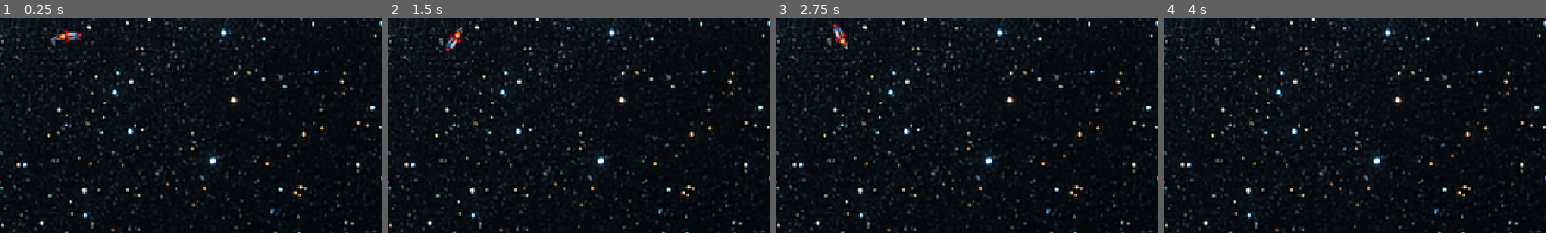
Above: before the commit, frames 1-4 (left to right).
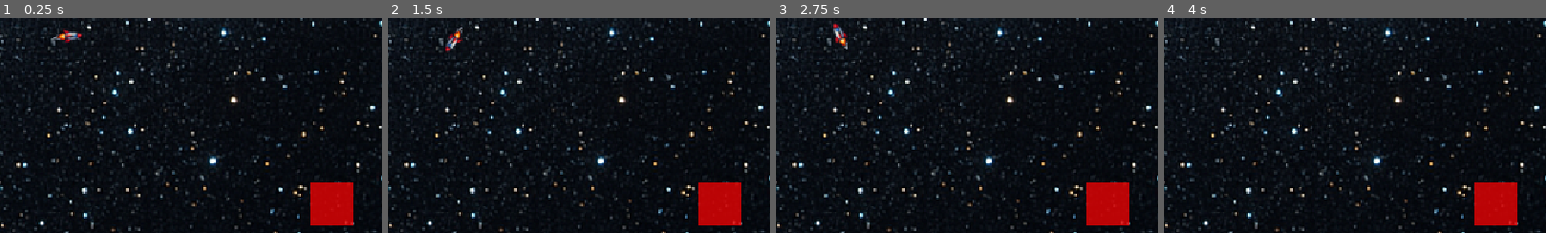
Above: after the commit, the same moments.

Repository: miamisharky/DungeonDelivery
Game: Godot game, scene res://scenes/main.tscn
Same seed, same stepped clock (60 frames per second), same inputs: the game is played once before the commit and once after it.
Inputs:
- Up to frame 1 (0.25 s): no input
- Up to frame 2 (1.5 s): tap Enter (ui_accept) at 0.5, 0.77 s; hold Right (ui_right) 0.53-1.28 s; hold Down (ui_down) from 1.28 s (still down)
- Up to frame 3 (2.75 s): tap Enter (ui_accept) at 1.52, 2 s; release Down (ui_down) at 2.03 s; hold Right (ui_right) from 2.03 s (still down)
- Up to frame 4 (4 s): tap Enter (ui_accept) at 2.75, 3.02, 3.77 s; release Right (ui_right) at 2.78 s; hold Up (ui_up) 2.78-3.53 s; hold Left (ui_left) from 3.53 s (still down)
The pictures show only the part of the screen within x 0-50%, y 11-61%; the shares and areas given below are measured in that part.

The runs differ from the first frame. In frame 1, 2.2% of the frame differs, in the area x 81-93%, y 76-97%; in frame 2, 2.2%; in frame 3, 2.2%; in frame 4, 2.2%.

Commit message:
Implement orbital hazard time penalty

Diff:
--- a/game/dungeon-delivery/scenes/gameManager.gd
+++ b/game/dungeon-delivery/scenes/gameManager.gd
@@ -29,20 +29,8 @@
 
 func _on_timer_timeout():
 
-	time_remaining -= 1
+	change_time(-1)
 
-	timer_label.text = "Time: " + str(time_remaining)
-
-	if time_remaining <= 0:
-
-		game_over = true
-
-		game_timer.stop()
-		reset_combo()
-
-		timer_label.text = "GAME OVER"
-
-		print("Game Over")
 #Credits, combo, time, spawn
 func add_score(amount):
 
@@ -63,16 +51,27 @@
 
 	spawn_package()
 
-func add_time(amount):
+func change_time(amount):
 
 	if game_over:
 		return
 
 	time_remaining += amount
 
+	if time_remaining <= 0:
+		time_remaining = 0
+		timer_label.text = "Time: 0"
+		end_game()
+		return
+
 	timer_label.text = "Time: " + str(time_remaining)
 
-	print("+" + str(amount) + " Seconds!")
+func add_time(amount):
+
+	change_time(amount)
+
+	if amount > 0:
+		print("+" + str(amount) + " Seconds!")
 
 func increase_combo():
 
@@ -81,6 +80,21 @@
 	combo_label.text = "Combo: x" + str(combo)
 
 	print("Combo x" + str(combo))
+
+func end_game():
+
+	if game_over:
+		return
+
+	game_over = true
+
+	game_timer.stop()
+
+	timer_label.text = "GAME OVER"
+
+	reset_combo()
+
+	print("Game Over")
 
 func reset_combo():
 
--- /dev/null
+++ b/game/dungeon-delivery/scenes/hazards/Hazard.tscn
@@ -0,0 +1,14 @@
+[gd_scene format=3 uid="uid://coc8pcfgygif5"]
+
+[ext_resource type="Texture2D" uid="uid://d2of7jgrbv8ik" path="res://art/hazard.png" id="1_ajsrp"]
+
+[sub_resource type="RectangleShape2D" id="RectangleShape2D_uee0s"]
+
+[node name="Hazard" type="Area2D" unique_id=316735460]
+
+[node name="Sprite2D" type="Sprite2D" parent="." unique_id=904808296]
+texture = ExtResource("1_ajsrp")
+
+[node name="CollisionShape2D" type="CollisionShape2D" parent="." unique_id=1880280735]
+scale = Vector2(2, 2)
+shape = SubResource("RectangleShape2D_uee0s")
--- a/game/dungeon-delivery/scenes/main.tscn
+++ b/game/dungeon-delivery/scenes/main.tscn
@@ -4,8 +4,10 @@
 [ext_resource type="Script" uid="uid://cf71tthhd3h4n" path="res://scenes/gameManager.gd" id="1_o6xl0"]
 [ext_resource type="Texture2D" uid="uid://dkhx4nhlwabut" path="res://art/background.png" id="1_tefeu"]
 [ext_resource type="Texture2D" uid="uid://d3hex4ho8mfya" path="res://art/playerRocket.png" id="3_tbgi4"]
+[ext_resource type="PackedScene" uid="uid://coc8pcfgygif5" path="res://scenes/hazards/Hazard.tscn" id="5_o6xl0"]
 [ext_resource type="Texture2D" uid="uid://dfku0qgha7vst" path="res://art/DeliveryZone.png" id="5_tbgi4"]
 [ext_resource type="Script" uid="uid://bp706lj35gr65" path="res://scenes/deliveryZone.gd" id="5_tefeu"]
+[ext_resource type="Script" uid="uid://cq3pady1pp71q" path="res://scripts/hazard.gd" id="6_tipki"]
 
 [sub_resource type="RectangleShape2D" id="RectangleShape2D_jyhfs"]
 size = Vector2(21.333332, 21.333332)
@@ -35,6 +37,11 @@
 [node name="CollisionShape2D" type="CollisionShape2D" parent="Player" unique_id=215533966]
 scale = Vector2(3, 3)
 shape = SubResource("RectangleShape2D_jyhfs")
+
+[node name="Hazard" parent="." unique_id=316735460 instance=ExtResource("5_o6xl0")]
+modulate = Color(1, 0.09803922, 0.09803922, 0.78431374)
+position = Vector2(500, 350)
+script = ExtResource("6_tipki")
 
 [node name="DeliveryZone" type="Area2D" parent="." unique_id=2142751769]
 script = ExtResource("5_tefeu")
--- /dev/null
+++ b/game/dungeon-delivery/scripts/hazard.gd
@@ -0,0 +1,25 @@
+extends Area2D
+
+@export var time_penalty := 10
+
+@onready var game_manager = $"../GameManager"
+
+var can_damage := true
+
+func _ready():
+	body_entered.connect(_on_body_entered)
+
+func _on_body_entered(body):
+	if not can_damage:
+		return
+
+	if body.name == "Player":
+		can_damage = false
+
+		game_manager.change_time(-time_penalty)
+
+		print("Hazard hit! -" + str(time_penalty) + " seconds")
+
+		await get_tree().create_timer(1.0).timeout
+
+		can_damage = true
Binary file added: game/dungeon-delivery/art/hazard.png
Not shown, added: game/dungeon-delivery/art/hazard.png.import
Not shown, added: game/dungeon-delivery/scripts/hazard.gd.uid
Not shown, added: docs/journal/006-first-hazard-system.md
